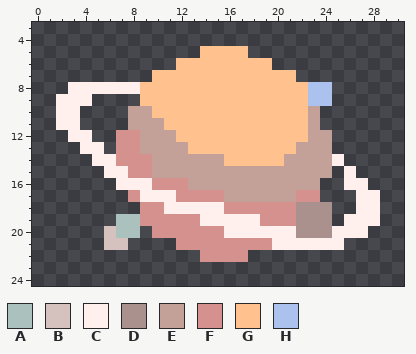
File history of a pixel-art sprite, packages/nouns-img-permutator/assets/layer-3/head-saturn.png. Above, as it was before the edit.
The file is 32x32 pixels. Shown: x 0..30, y 3..24.
Palette (. is transparent): A #abc1be  B #d5c1be  C #fff0ee  D #ab918d  E #c3a199  F #d5918d  G #ffc18d  H #abc1ee
Now the later version:
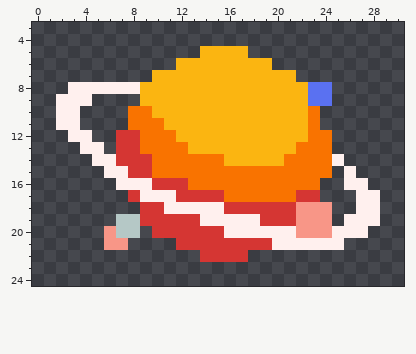
From old to new:
colour A: #abc1be -> #b5c8c6
colour D: #ab918d -> #f89687
colour E: #c3a199 -> #f97300
colour F: #d5918d -> #d53633
colour G: #ffc18d -> #fbb511
colour H: #abc1ee -> #5a71f1
Changed rows in their new state; - is a pixel that keeps its letter.
first column x 6:
20 D-
21 DD
Pixel boxes of the changes (left, top, right, bottom) in both pictures:
changed: (104, 46, 332, 262)
